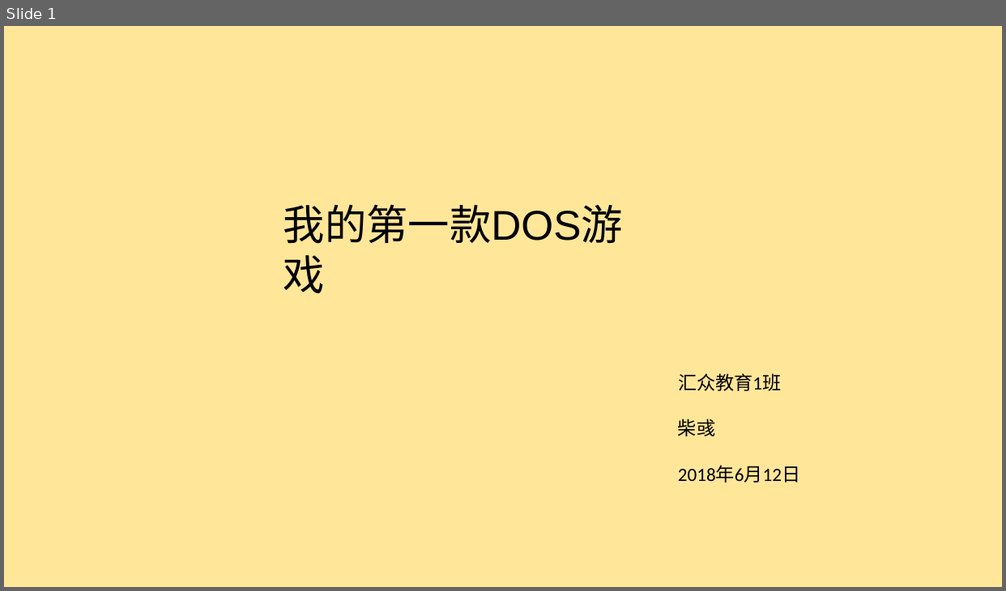
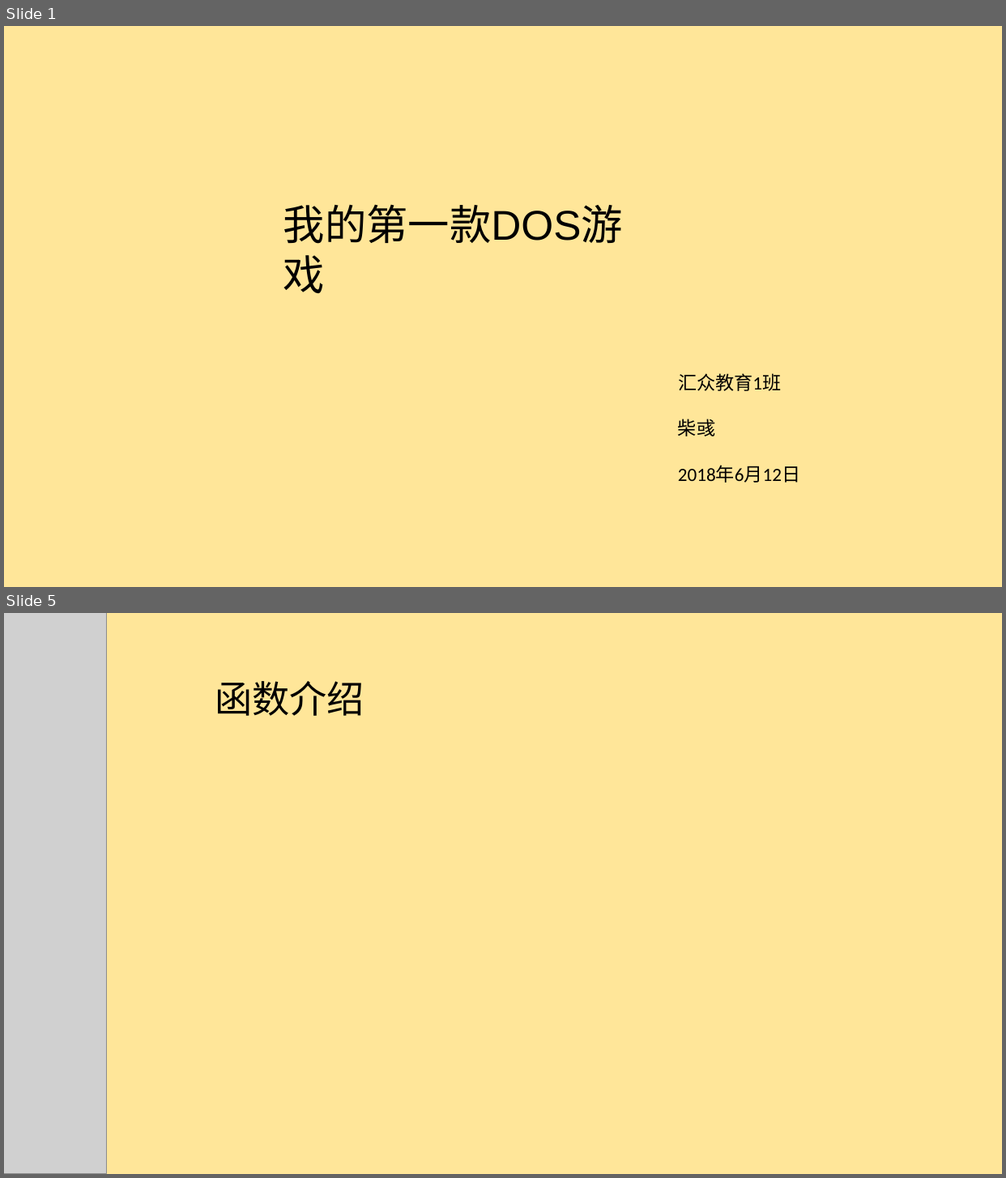
Before and after one commit to CatherineIsNotHere/MyStudyProject, a slide deck: 演示文稿1.pptx. Shown one above the other, each under a label of ours: slide 1 before the commit, slides 1 and 5 after it; the slides between them are not shown. The pictures are 1006x591 and 1006x1178 pixels, drawn with LibreOffice and Linux fonts; fonts in the diff are those of the drawing; grey boxes stand for pictures. Boxes give left, top, right and bottom in pixels: in the first picture for what was removed or moved away, otherwise in the second. Text is boxed around its words. In the diff, an @@ line names an element or a change of style, - is before the commit and + after.

```diff
--- a/演示文稿1.pptx
+++ b/演示文稿1.pptx
@@ slide 5 added at (4, 613, 1002, 1174), background #FFE699 @@
@@ picture added at (4, 613, 107, 1174) @@
@@ text added at (215, 681, 364, 716), 36 pt, text #000000 @@
+函数介绍
```
Also in this commit, not shown: 7 other slides added, 8 slides removed, 5 other files.
